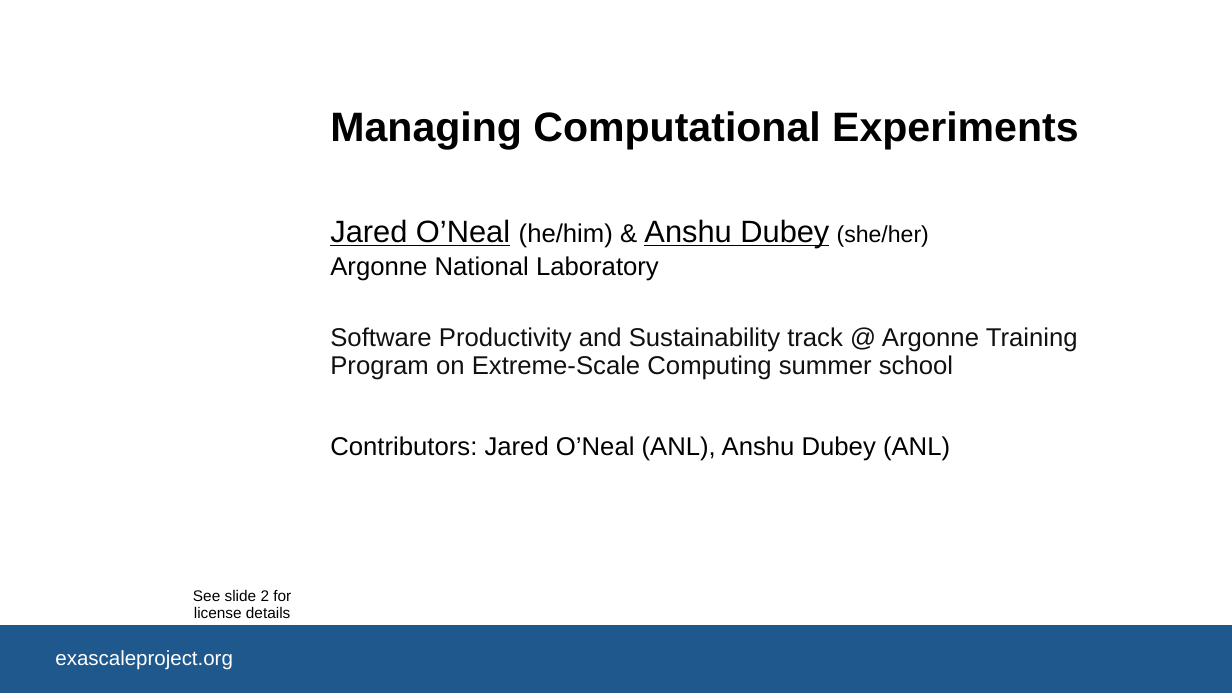
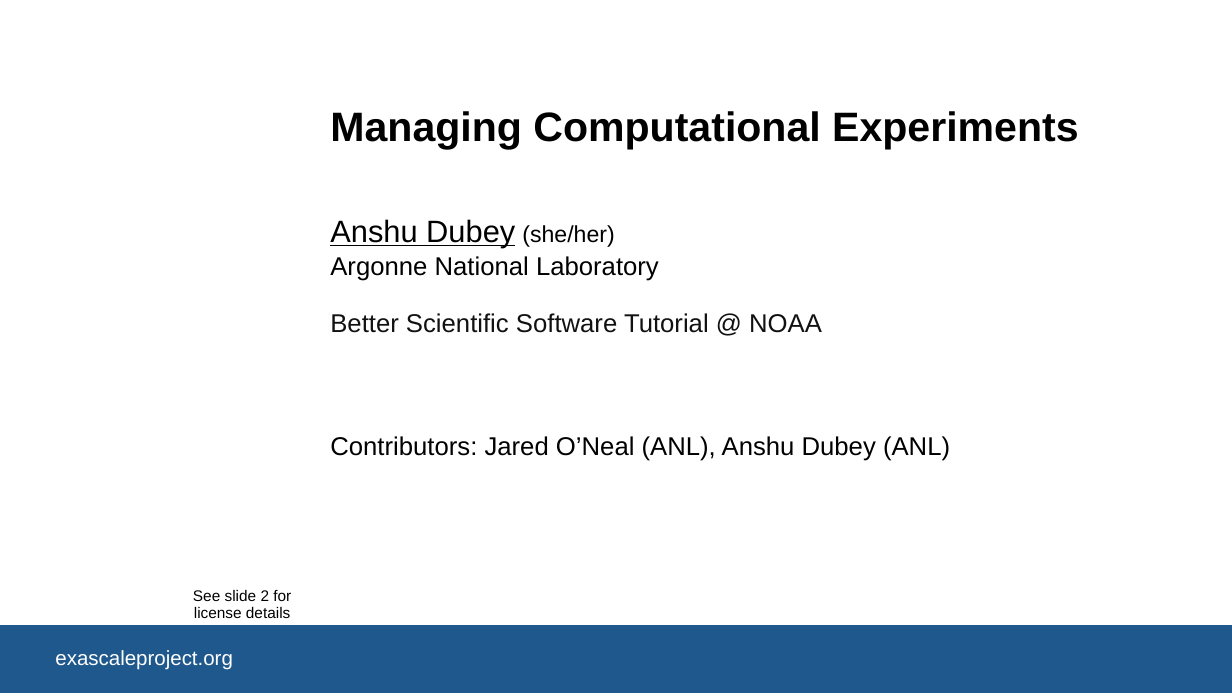
Before and after one commit to bssw-tutorial/presentations, a slide deck: slide 1 of computational-expts.pptx. Drawn at 1232x693 pixels with LibreOffice and Linux fonts; fonts in the diff are those of the drawing; background and template pictures are left out. Boxes give left, top, right and bottom in pixels: in the first picture for what was removed or moved away, otherwise in the second. Text is boxed around its words. In the diff, an @@ line names an element or a change of style, - is before the commit and + after.

Commit message:
the old version is -a, to be modified for ATPESC, the shortened version for NOAA is computational-expts.pptx

```diff
--- a/computational-expts.pptx
+++ b/computational-expts.pptx
@@ text at (330,219,614,247): text changed @@
-Jared O’Neal (he/him) & Anshu Dubey (she/her)
+Anshu Dubey (she/her)
@@ text at (330,313,822,333): text changed @@
-Software Productivity and Sustainability track @ Argonne Training Program on Extreme-Scale Computing summer school
+Better Scientific Software Tutorial @ NOAA
```
Also in this commit, not shown: 1 other slide changed, 18 slides removed, 1 other file.
